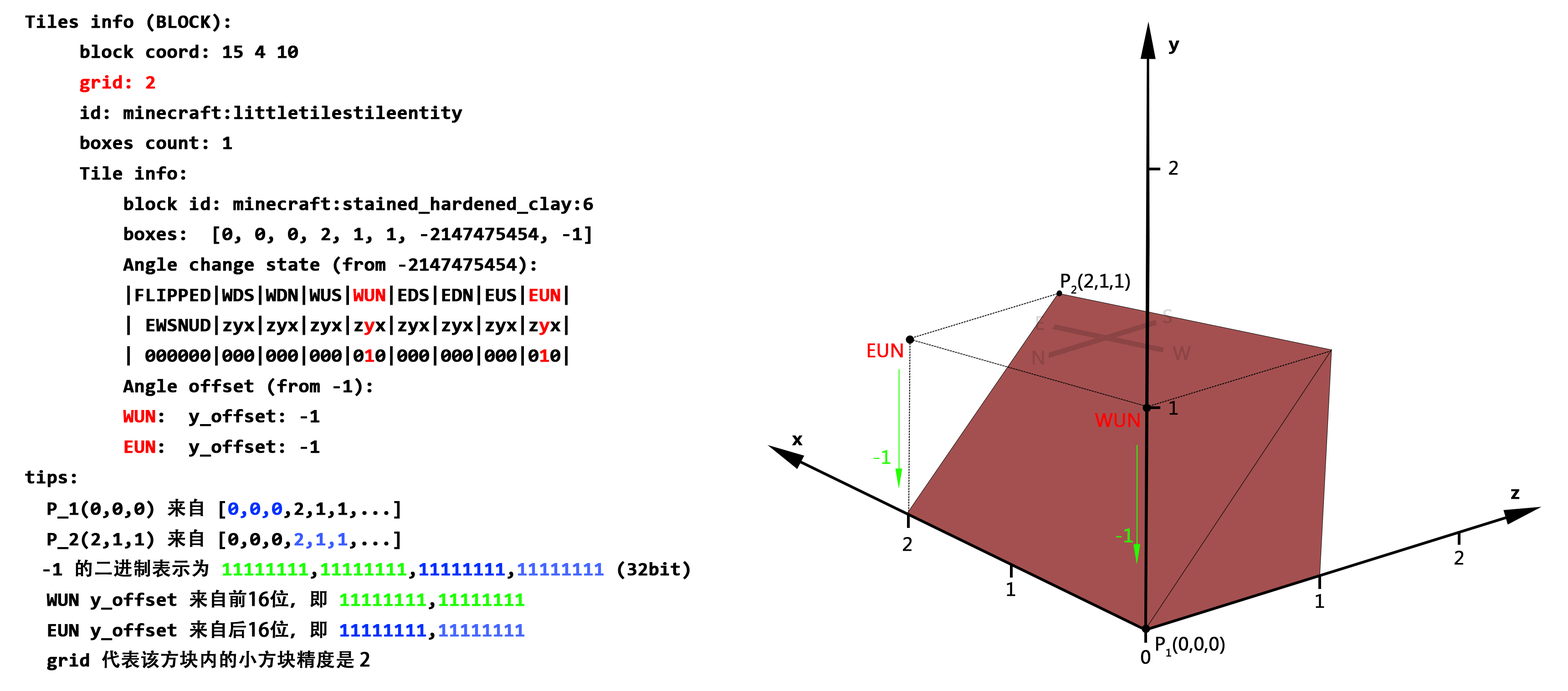
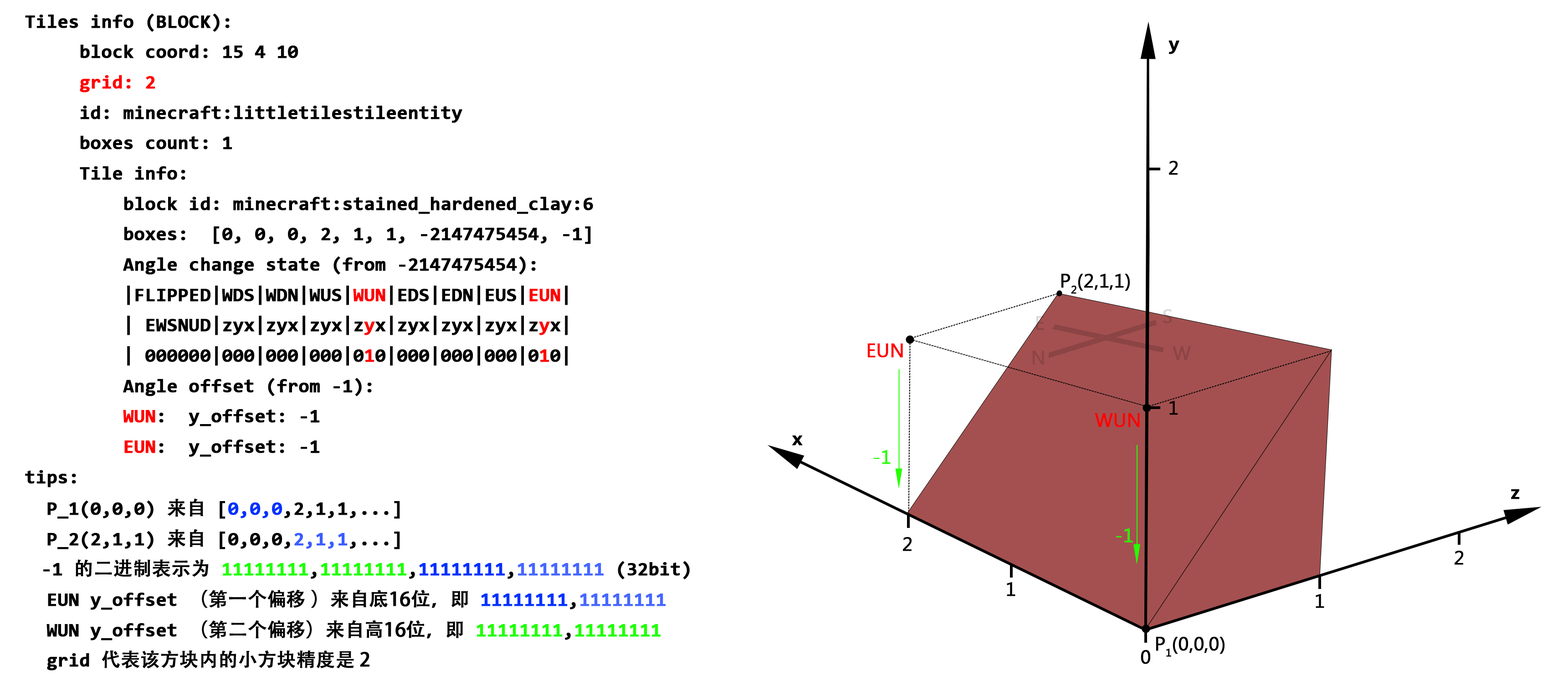
The second 1568x691 image is a revision of the first. Changes to its layers:
painted on "Tiles info (BLOCK): block coord: 15 4 10 grid: 2" over left=46, top=589, right=667, bottom=641
